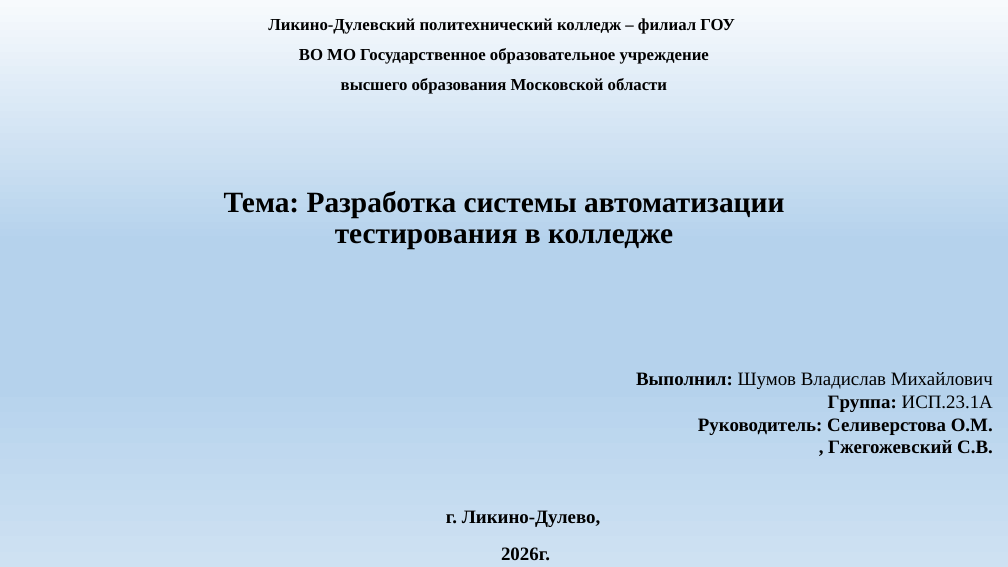
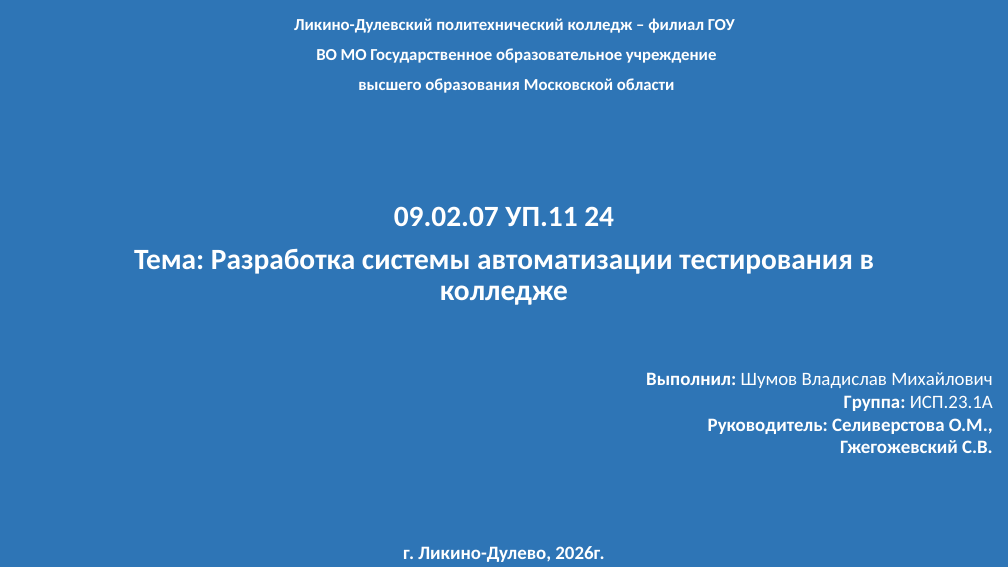
Before and after one commit to VladKristoff/UP11, a slide deck: slide 1 of ИТОГОВОЕ/Шумов В защита УП11.pptx. Drawn at 1008x567 pixels with LibreOffice and Linux fonts; fonts in the diff are those of the drawing. Boxes give left, top, right and bottom in pixels: in the first picture for what was removed or moved away, otherwise in the second. Text is boxed around its words. In the diff, an @@ line names an element or a change of style, - is before the commit and + after.

```diff
--- a/ИТОГОВОЕ/Шумов В защита УП11.pptx
+++ b/ИТОГОВОЕ/Шумов В защита УП11.pptx
@@ background gradient #F7FAFD to #B5D2EC to #B8D4ED to #CEE1F2 to #2E75B6 @@
@@ title "Ликино-Дулевский политехнический колледж – филиал ...": place and size @@
-title "Ликино-Дулевский политехнический колледж – филиал ..." at bbox=[268, 18, 735, 94]
+title "Ликино-Дулевский политехнический колледж – филиал ..." at bbox=[294, 18, 735, 93]
@@ title "Ликино-Дулевский политехнический колледж – филиал ..." at bbox=[294, 18, 735, 93]: font Times New Roman to Calibri, text colour #000000 to #FFFFFF @@
@@ subtitle "09.02.07 УП.11 24": place and size @@
-subtitle "09.02.07 УП.11 24" at bbox=[224, 191, 784, 250]
+subtitle "09.02.07 УП.11 24" at bbox=[134, 206, 875, 305]
@@ subtitle at bbox=[394, 206, 614, 226]: paragraph added @@
+09.02.07 УП.11 24
@@ subtitle at bbox=[134, 248, 875, 305]: font Times New Roman to Calibri, text colour #000000 to #FFFFFF in "Тема: Разработка системы автоматизации тестирования в коллед ..." @@
@@ text "Выполнил: Шумов Владислав Михайлович": place and size @@
-text "Выполнил: Шумов Владислав Михайлович" at bbox=[636, 372, 993, 454]
+text "Выполнил: Шумов Владислав Михайлович" at bbox=[646, 372, 993, 453]
@@ text at bbox=[646, 372, 993, 411]: font Times New Roman to Calibri, text colour #000000 to #FFFFFF in "Выполнил: Шумов Владислав Михайлович", "Группа: ИСП.23.1А" @@
@@ text at bbox=[708, 418, 993, 453]: text changed; font Times New Roman to Calibri; text colour #000000 to #FFFFFF @@
-Руководитель: Селиверстова О.М.
-, Гжегожевский С.В.
+Руководитель: Селиверстова О.М.,
+Гжегожевский С.В.
@@ text at bbox=[403, 546, 604, 562]: text changed; font Times New Roman to Calibri; text colour #000000 to #FFFFFF @@
-г. Ликино-Дулево,
-2026г.
+г. Ликино-Дулево, 2026г.
```
Also in this commit, not shown: 17 slides added, 4 slides removed.
